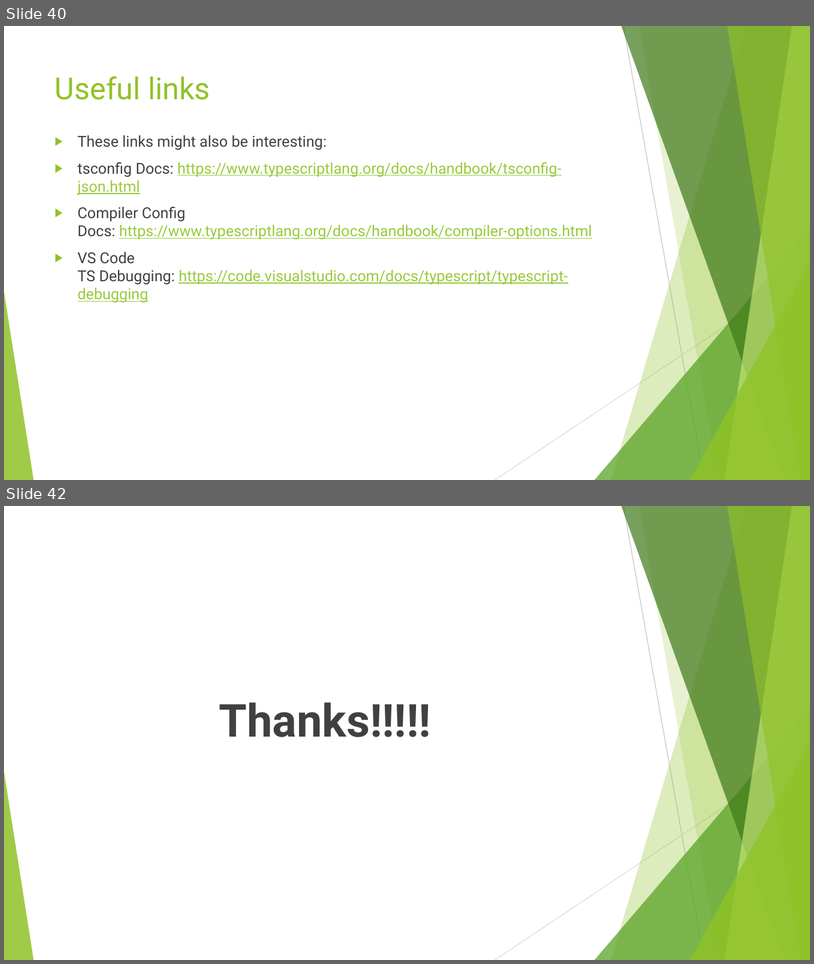
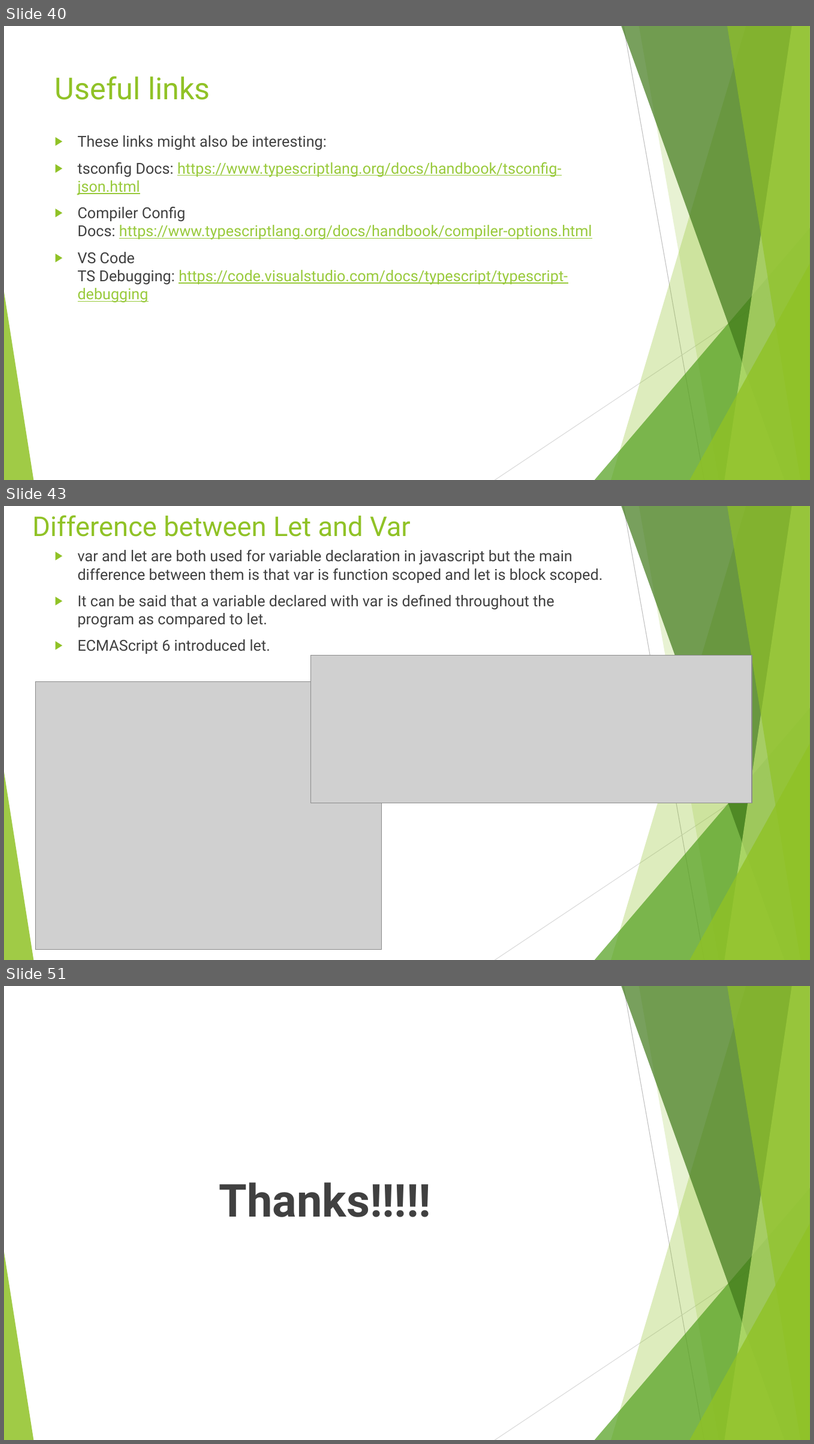
Before and after one commit to rudhrainfogain/TypeScript, a slide deck: PPT/TypeScriptv4.pptx. Shown one above the other, each under a label of ours: slides 40 and 42 before the commit, slides 40, 43 and 51 after it; the slides between them are not shown. The pictures are 814x964 and 814x1444 pixels, drawn with LibreOffice and Linux fonts; fonts in the diff are those of the drawing; grey boxes stand for pictures. Boxes give left, top, right and bottom in pixels: in the first picture for what was removed or moved away, otherwise in the second. Text is boxed around its words. In the diff, an @@ line names an element or a change of style, - is before the commit and + after.

```diff
--- a/PPT/TypeScriptv4.pptx
+++ b/PPT/TypeScriptv4.pptx
@@ slide 43 added at (4,506,810,960), background #FFFFFF; not listed: 10 template elements that a slide beside it also shows @@
@@ title added at (32,515,411,537), 32.4 pt, text #90C226 @@
+Difference between Let and Var
@@ text added at (78,550,603,654), 18 pt, text #404040 @@
+▶ var and let are both used for variable declaration in javascript but the main difference between them is that var is function scoped and let is block scoped.
+▶ It can be said that a variable declared with var is defined throughout the program as compared to let.
+▶ ECMAScript 6 introduced let.
@@ picture added at (311,655,752,802) @@
@@ picture added at (35,681,382,949) @@
@@ what was slide 42 is now slide 51 @@
```
Also in this commit, not shown: 3 slides changed, 8 other slides added, 4 other files.
